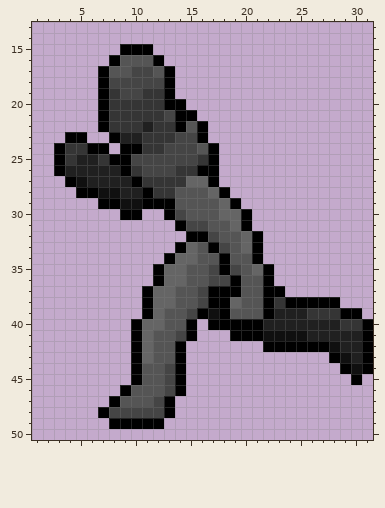
Two states of a pixel-art sprite, The Split Lock Paradox/char_02.png. The first picture shows the starting point.
The file is 32x64 pixels. Shown: x 1..31, y 13..50.
The same view after the edit:
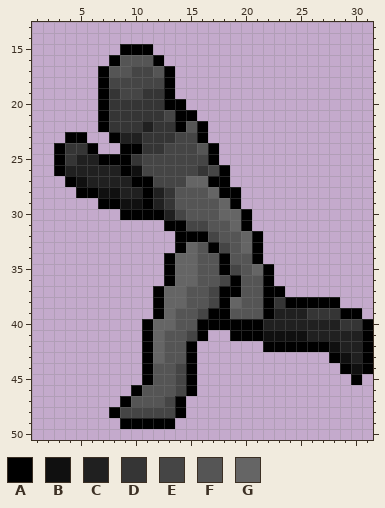
Palette (. is transparent): A #000000  B #101010  C #202020  D #353535  E #454545  F #555555  G #656565
Commit message: finalize char left
Changes in this commit:
@@ x 5..21 @@
 23 A..ACCDDDEEA.....
-24 DAA.AADDEEEFA....
-25 CCDAAEEEEEEDA....
-26 CCCCADEEEDDAA....
-27 BCCCCADDDDGGA....
-28 AABBCCADDFFFGA...
-29 ..AABBAAAFFFFGA..
-30 ....AA..AEFFFGGA.
-31 .........AEEFFGA.
-32 ..........AAEFFGA
+24 DA..AADDEEEFA....
+25 CCAAADEEEEEEA....
+26 CCCCABEEEEEDEA...
+27 BCCCCAAEEEGGAA...
+28 AABBCCACDFFFGAA..
+29 ..AABBACDFFFFGA..
+30 ....AAAACEFFFGGA.
+31 ........AAEEFFGA.
+32 .........AAAEFFGA
 33 .........AGFAEFGA
 34 ........AGGFFAFFA
-35 .......AGGFFEAEFG
-36 .......AGGFFEEAFF
-37 ......AGGFFEAAAFF
-38 ......AGGFFEAAGFF
-39 ......AGFFEABAFFF
-40 .....AGGFFA.AAAAA
-41 .....AGFFEA...AAA
-42 .....AGFFA.......
-43 .....AGFFA.......
-44 .....AFFEA.......
-45 .....AFFEA.......
-46 ....AFFFEA.......
-47 ...AFFFEA........
-48 ..AEEEEEA........
-49 ...AAAAA.........
+35 ........AGGFFAEFG
+36 ........AGGFFEAFF
+37 .......AGGFFEAAFF
+38 .......AGGFFEAGFF
+39 .......AGFFEAAFFF
+40 ......AGGFFAAAAAA
+41 ......AGFFEA..AAA
+42 ......AGFFA......
+43 ......AGFFA......
+44 ......AFFEA......
+45 ......AFFEA......
+46 .....AFFFEA......
+47 ....AFFFEA.......
+48 ...AEEEEEA.......
+49 ....AAAAA........
 50 .................
Where, in picture pixels (left, top, right, bottom), the same in both pictures:
changed: (98, 143, 241, 429)
